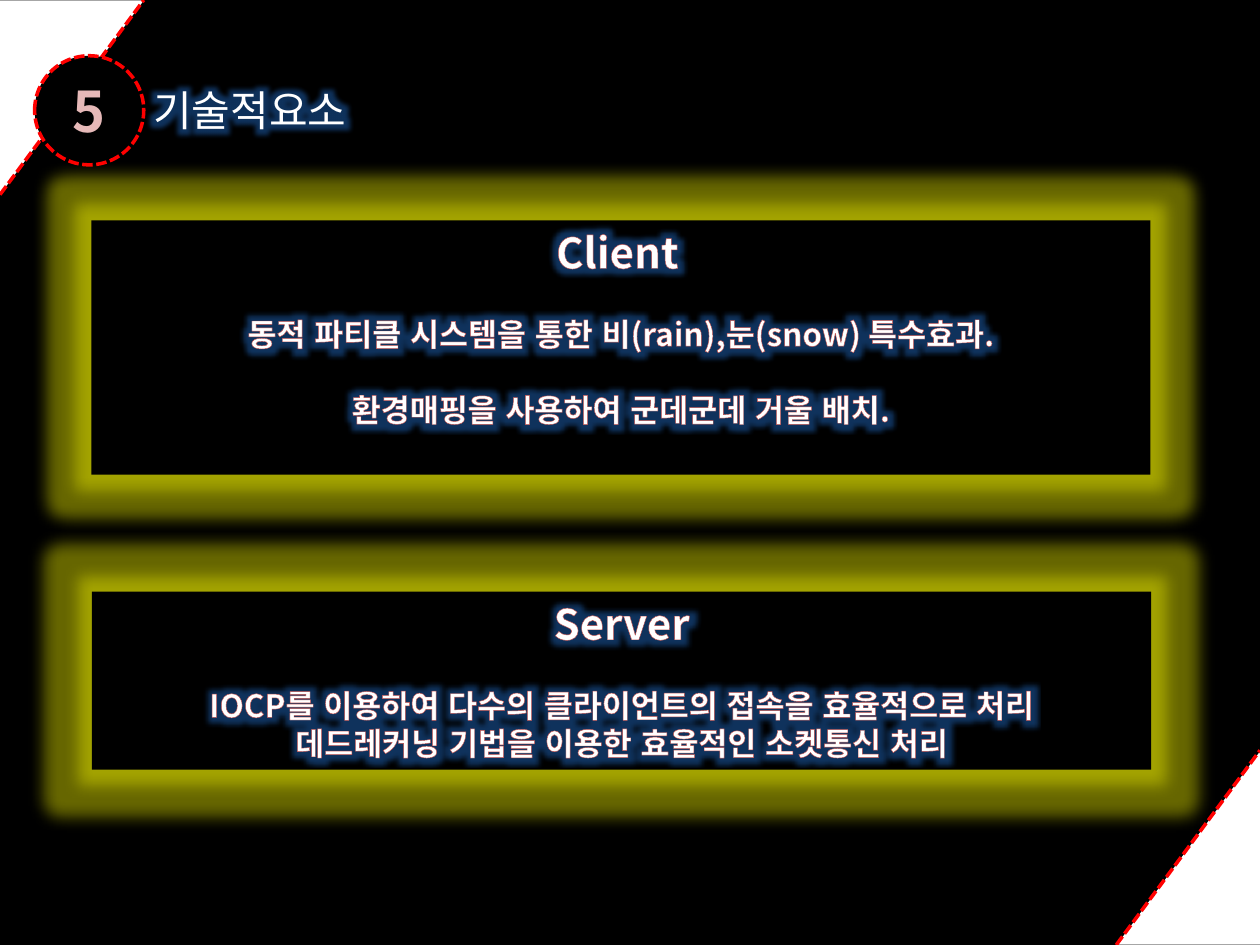
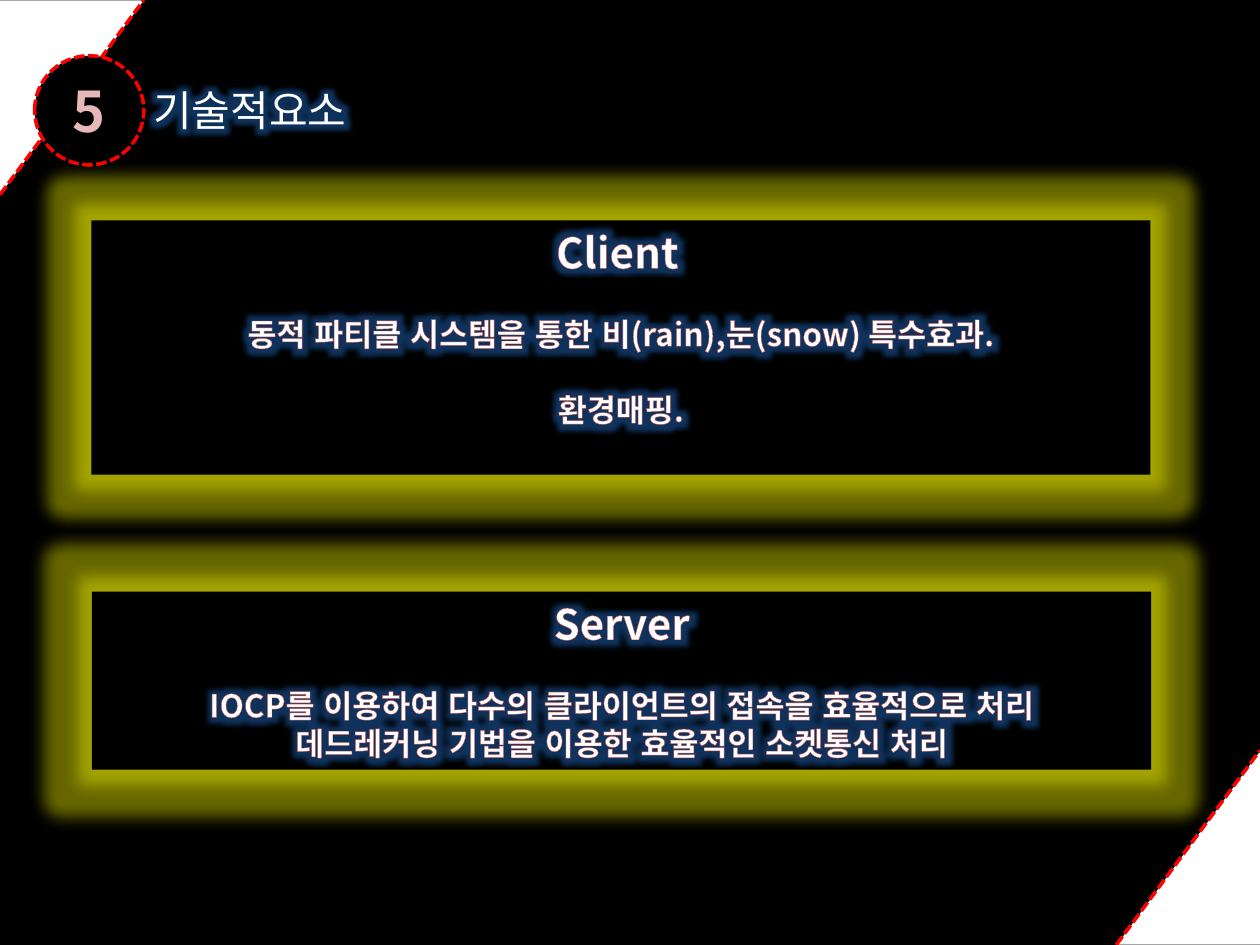
Before and after one commit to dygks910910/Darkness, a slide deck: slide 11 of 졸업작품 제안서(박요한,민두홍,정재훈).pptx. Drawn at 1260x945 pixels with LibreOffice and Linux fonts; fonts in the diff are those of the drawing. Boxes give left, top, right and bottom in pixels: in the first picture for what was removed or moved away, otherwise in the second. Text is boxed around its words. In the diff, an @@ line names an element or a change of style, - is before the commit and + after.

```diff
--- a/졸업작품 제안서(박요한,민두홍,정재훈).pptx
+++ b/졸업작품 제안서(박요한,민두홍,정재훈).pptx
@@ text in rectangle at box(558, 389, 684, 430): text changed @@
-환경매핑을 사용하여 군데군데 거울 배치.
+환경매핑.
```
Also in this commit, not shown: 3 other slides changed.
